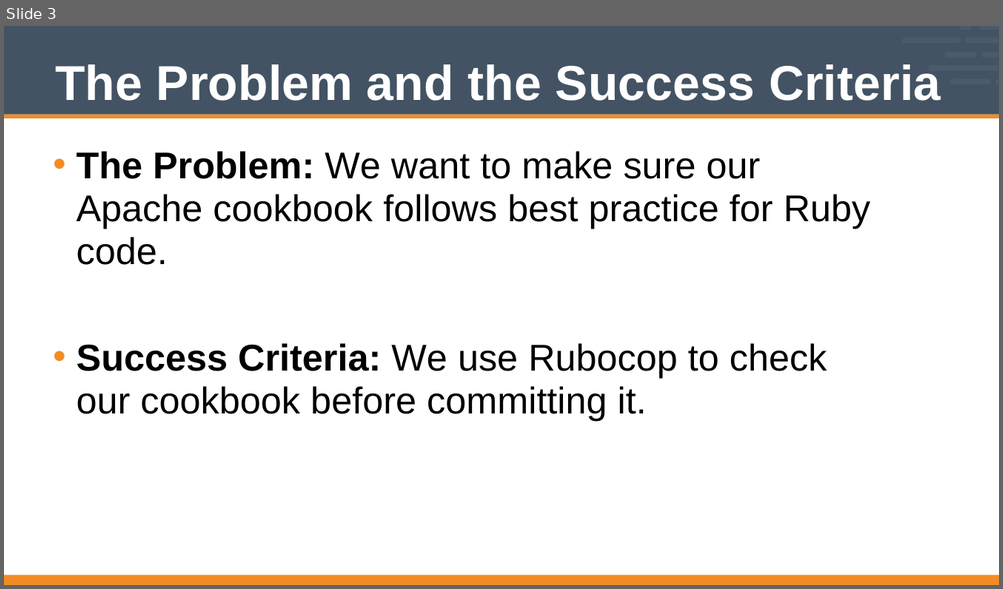
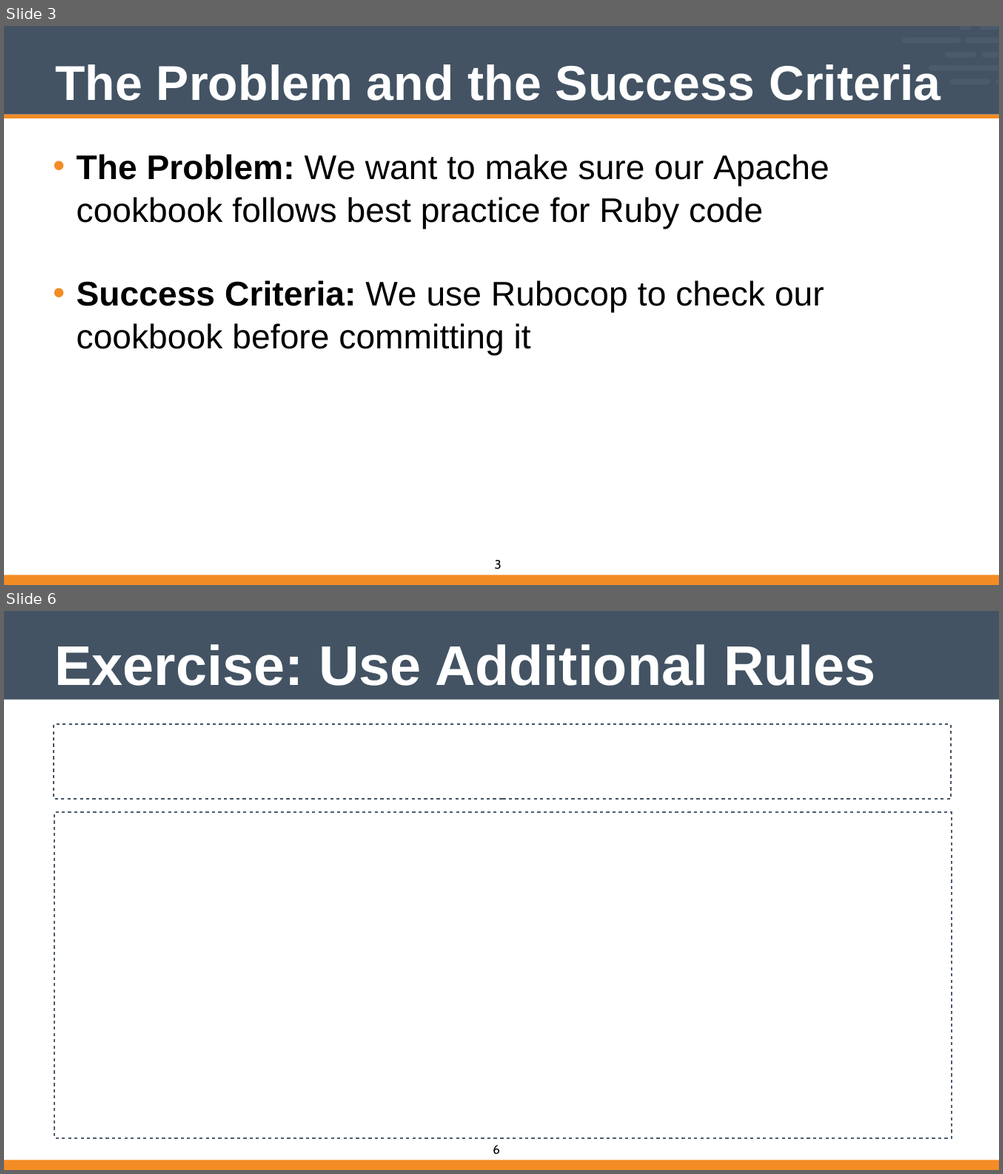
Before and after one commit to vinyar/chef-intermediate, a slide deck: Modules/11-Chef_Intermediate.pptx. Shown one above the other, each under a label of ours: slide 3 before the commit, slides 3 and 6 after it; the slides between them are not shown. The pictures are 1003x589 and 1003x1174 pixels, drawn with LibreOffice and Linux fonts; fonts in the diff are those of the drawing. Boxes give left, top, right and bottom in pixels: in the first picture for what was removed or moved away, otherwise in the second. Text is boxed around its words. In the diff, an @@ line names an element or a change of style, - is before the commit and + after.

```diff
--- a/Modules/11-Chef_Intermediate.pptx
+++ b/Modules/11-Chef_Intermediate.pptx
@@ slide 6 added at <box>4,611,999,1170</box>, background #FFFFFF; not listed: 1 template element that a slide beside it also shows @@
@@ title added at <box>54,644,876,686</box>, 72 pt, text #FFFFFF, bold @@
+Exercise: Use Additional Rules
@@ rectangle added at <box>54,724,950,799</box>, outline #435363 2 pt @@
@@ rectangle added at <box>54,812,951,1139</box>, outline #4D5D6D 2 pt @@
@@ freeform shape added at <box>4,1160,999,1170</box>, fill #F38C24 @@
@@ page number added at <box>492,1145,500,1155</box>, 16 pt, text #000000 @@
+6
@@ slide 3 changed as well @@
@@ text at <box>77,154,829,356</box>: text changed; size 48 to 44 pt @@
-• The Problem: We want to make sure our Apache cookbook follows best practice for Ruby code.
-• Success Criteria: We use Rubocop to check our cookbook before committing it.
+• The Problem: We want to make sure our Apache cookbook follows best practice for Ruby code
+• Success Criteria: We use Rubocop to check our cookbook before committing it
@@ page number added at <box>495,560,501,570</box>, 16 pt, text #000000 @@
+3
```
Also in this commit, not shown: 1 other slide changed, 19 other slides added, 10 slides removed.
